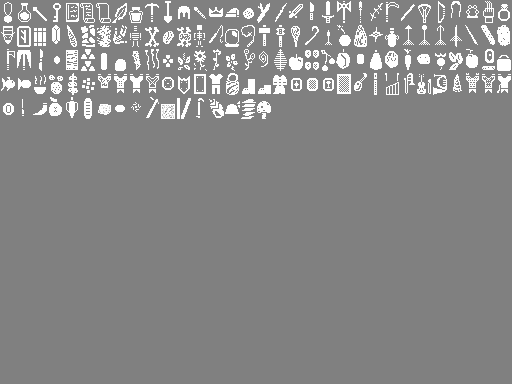
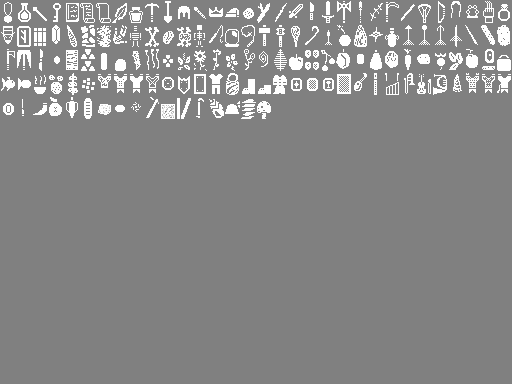
Layer changes from the first 512 × 384 image to the second:
painted on "Background" over [19, 6, 30, 21]
